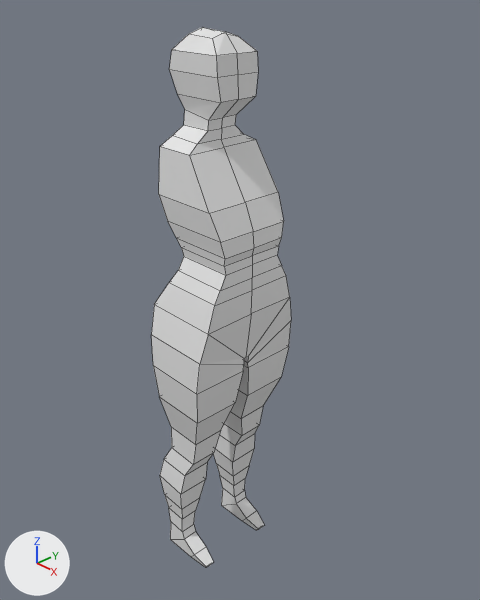
The Blender file 4 semestre/modelagem 3d/Humano.blend, before and after one commit.
The view is the same before and after, from a camera (50 mm lens) standing at (1.206, -1.107, 0.769) and looking at (-0.029, 0.052, -0.092). The axes (+X, +Y, +Z) are drawn at lower left. The lights are the same throughout. Mesh edges are drawn as thin lines.
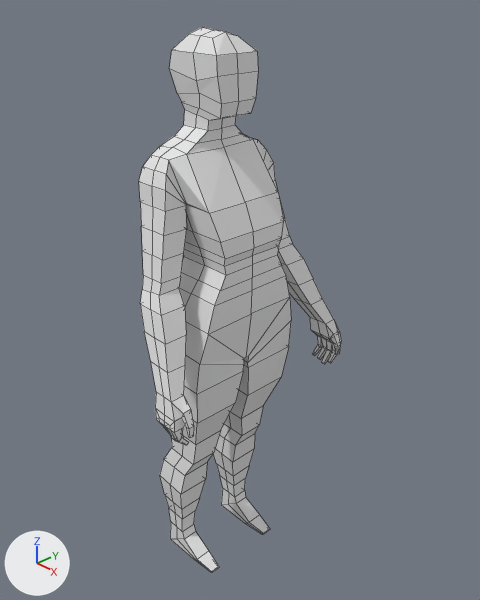
Commit message: Humano braço

What differs and where, as boxes (x1, y1, x2, y2) in the pictures (480 x 600 px):
```json
{"object": "Cube", "change": "reshaped", "before": [151, 27, 291, 567], "after": [139, 27, 341, 572], "on screen": "44% wider"}
{"part": 1, "of": "me_cube_001", "change": "built on", "before": [151, 28, 278, 567], "after": [139, 28, 341, 572]}
```

Edits to the scene script, one JSON object a line:
```json
{"block": "me_cube_001", "where": "# used by ob_cube; location = (0.0, 0.0, 0.0); scale = (0.153, 0.153, 0.153)"}
{"op": "remove", "block": "me_cube_001", "code": "me_cube_001.from_pydata(...)  # 120 vertices, 102 faces; spans x -1.19..0.53, y -1.18..0.0, z -6.54..4.11"}
{"op": "add", "block": "me_cube_001", "code": "me_cube_001.from_pydata(...)  # 308 vertices, 290 faces; spans x -1.19..1.02, y -2.12..0.0, z -6.54..4.11"}
{"block": "me_cube_001", "change": "me_cube_001 part 1"}
{"block": "me_cube_001", "change": "1 vertex is removed from x 0.14, y -0.37, z 3.12"}
{"block": "me_cube_001", "change": "47 faces are deleted"}
{"block": "me_cube_001", "change": "4 vertices in x -1.02..0.14, y -0.42..0.0, z 3.49 move by (0.0, 0.0, 0.01)"}
{"block": "me_cube_001", "change": "3 vertices in x 0.01..0.08, y -0.86..-0.67, z -6.53..-6.46 move by (0.17, 0.0, 0.0)"}
{"block": "me_cube_001", "change": "11 vertices move from x -1.13..0.14, y -0.94..0.0, z -6.54..3.12 to x -1.13..0.25, y -0.94..0.0, z -6.54..2.86"}
{"block": "me_cube_001", "change": "168 vertices are added at x -0.95..1.02, y -2.12..0.0, z -6.5..4.09"}
{"block": "me_cube_001", "change": "5 new vertices lie (0.64, 0.0, 0.0) away from vertices in x -0.95, y -1.18..0.0, z -1.74..-1.47"}
{"block": "me_cube_001", "change": "6 new vertices lie (0.05, 0.0, 0.0) away from vertices in x 0.46..0.81, y -1.86..-1.74, z -2.17..-2.07"}
{"block": "me_cube_001", "change": "5 new vertices lie (0.33, 0.0, 0.0) away from vertices in x -0.89..-0.88, y -1.24..-0.81, z 1.5..1.53"}
{"block": "me_cube_001", "change": "5 new vertices lie (0.0, 0.18, 0.0) away from vertices in x 0.4..0.88, y -2.12, z -1.75"}
{"block": "me_cube_001", "change": "235 new faces join them"}
```
